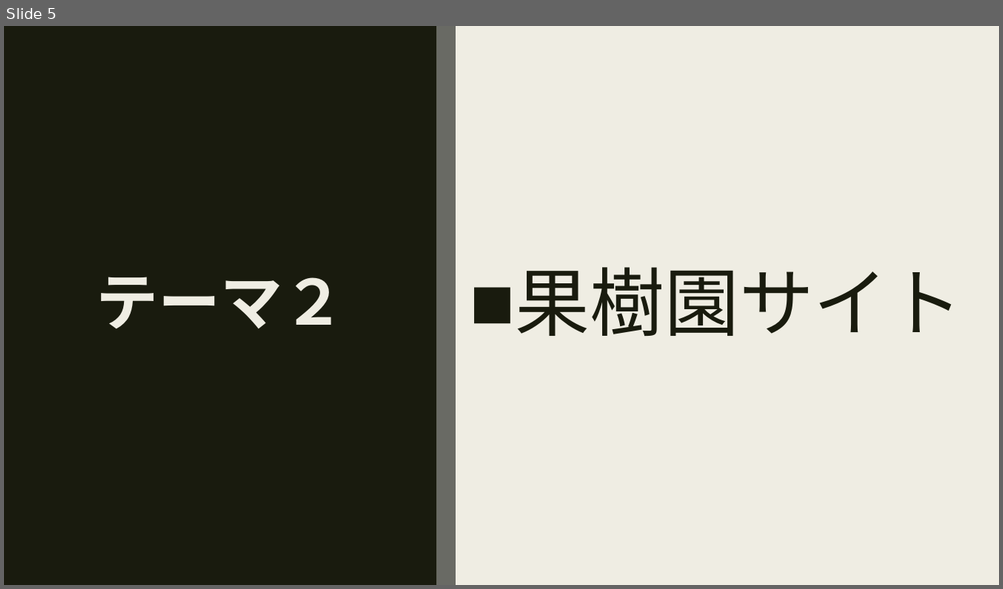
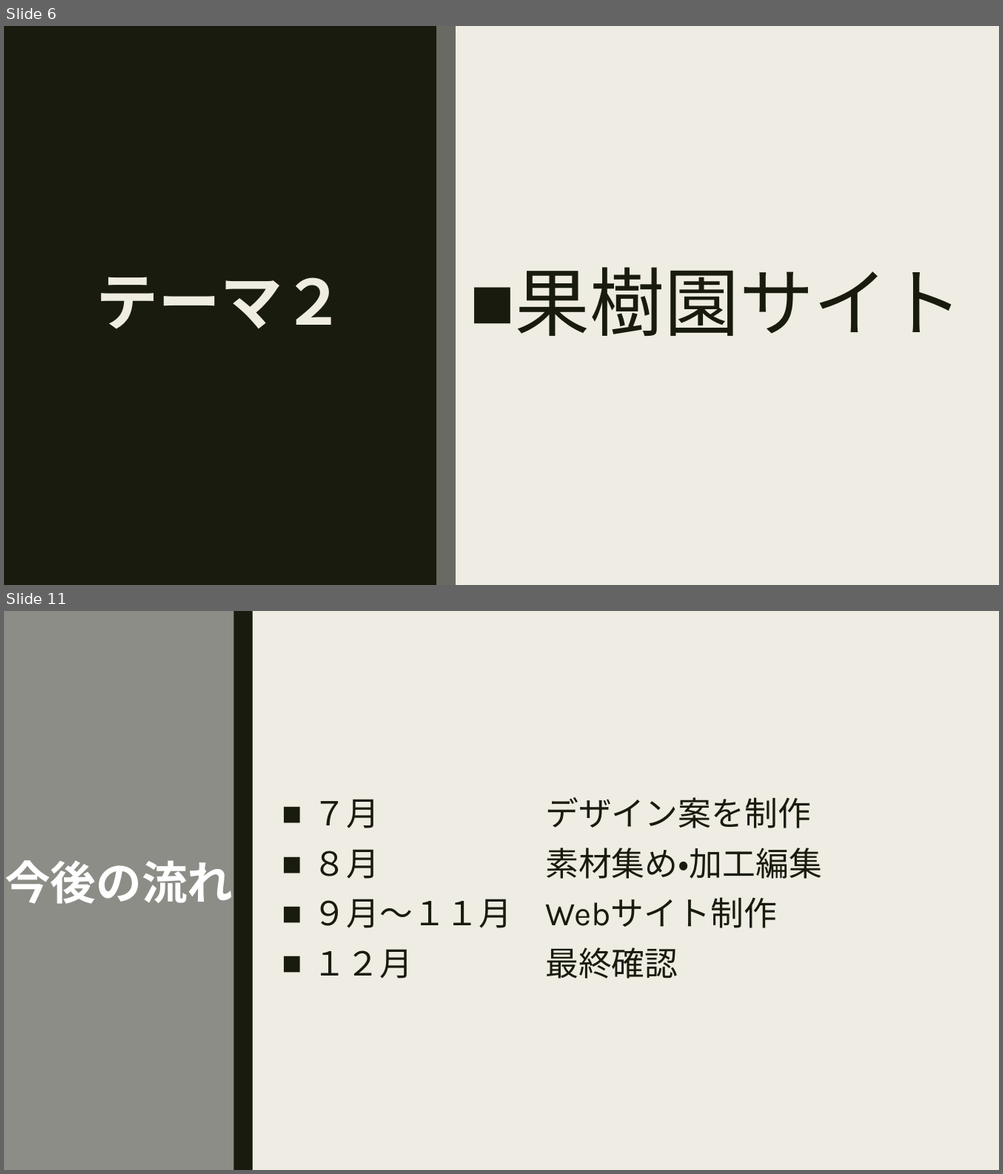
Before and after one commit to kyarame0711/Web, a slide deck: 中間発表.pptx. Shown one above the other, each under a label of ours: slide 5 before the commit, slides 6 and 11 after it; the slides between them are not shown. The pictures are 1003x589 and 1003x1174 pixels, drawn with LibreOffice and Linux fonts; fonts in the diff are those of the drawing. Boxes give left, top, right and bottom in pixels: in the first picture for what was removed or moved away, otherwise in the second. Text is boxed around its words. In the diff, an @@ line names an element or a change of style, - is before the commit and + after.

Commit message:
中間発表制作

```diff
--- a/中間発表.pptx
+++ b/中間発表.pptx
@@ slide 11 added at [4, 611, 999, 1170], background #EFEDE3; not listed: 1 template element that a slide beside it also shows @@
@@ rectangle added at [4, 611, 999, 1170], fill #EFEDE3 @@
@@ rectangle added at [4, 611, 253, 1170], fill #8C8D86 @@
@@ rectangle added at [234, 611, 253, 1170], fill #191B0E @@
@@ text added at [313, 797, 822, 979], 32 pt, text #191B0E @@
+■ ７月 デザイン案を制作
+■ ８月 素材集め・加工編集
+■ ９月～１１月 Webサイト制作
+■ １２月 最終確認
@@ title added at [5, 860, 233, 904], 44 pt, text #FFFFFF, bold @@
+今後の流れ
@@ what was slide 5 is now slide 6 @@
```
Also in this commit, not shown: 7 slides changed, 2 other slides added, 1 slide removed, 1 other file.
